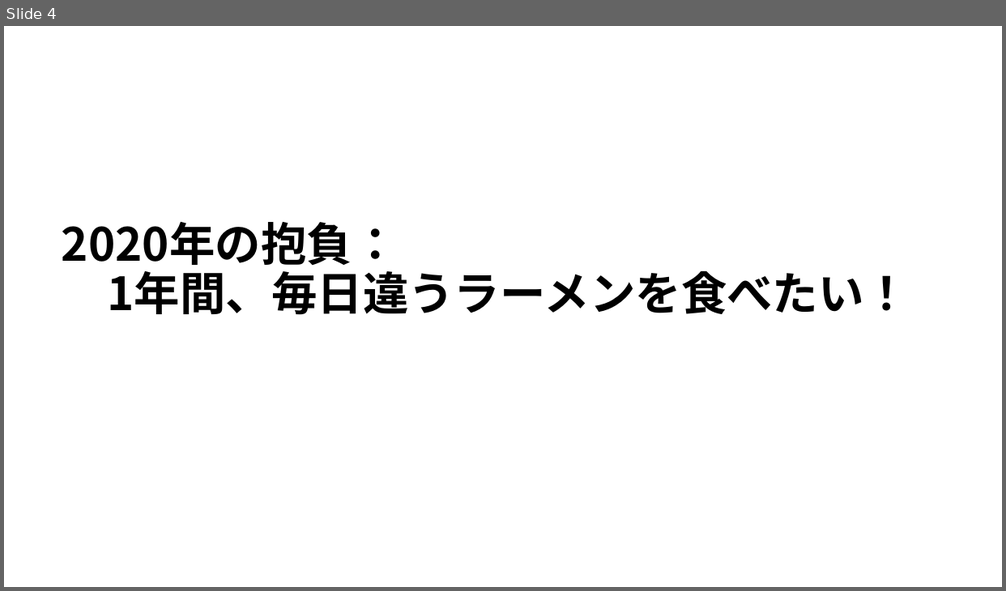
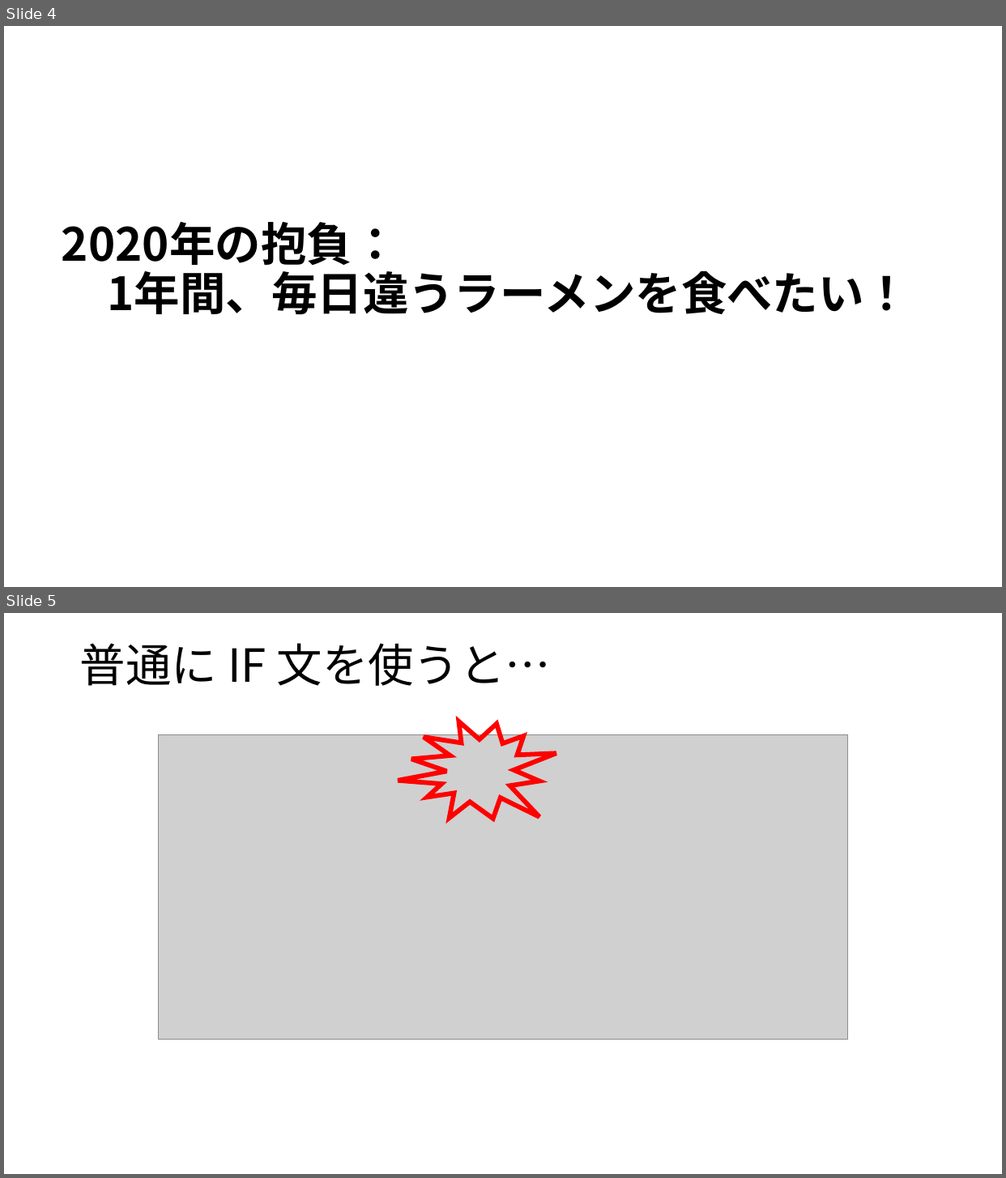
Before and after one commit to harima-molgroup/test, a slide deck: Education/Ramen/docs/オブジェクト指向ハンズオン.pptx. Shown one above the other, each under a label of ours: slide 4 before the commit, slides 4 and 5 after it. The pictures are 1006x591 and 1006x1178 pixels, drawn with LibreOffice and Linux fonts; fonts in the diff are those of the drawing; grey boxes stand for pictures. Boxes give left, top, right and bottom in pixels: in the first picture for what was removed or moved away, otherwise in the second. Text is boxed around its words. In the diff, an @@ line names an element or a change of style, - is before the commit and + after.

```diff
--- a/Education/Ramen/docs/オブジェクト指向ハンズオン.pptx
+++ b/Education/Ramen/docs/オブジェクト指向ハンズオン.pptx
@@ slide 5 added at [4, 613, 1002, 1174], background #FFFFFF @@
@@ title added at [80, 643, 552, 686], 44 pt, text #000000 @@
+普通に IF 文を使うと…
@@ irregular seal added at [398, 722, 556, 819], outline #FF0000 4.5 pt @@
@@ picture added at [158, 735, 849, 1040] @@
```
Also in this commit, not shown: 3 slides changed, 4 other slides added, 2 other files.
